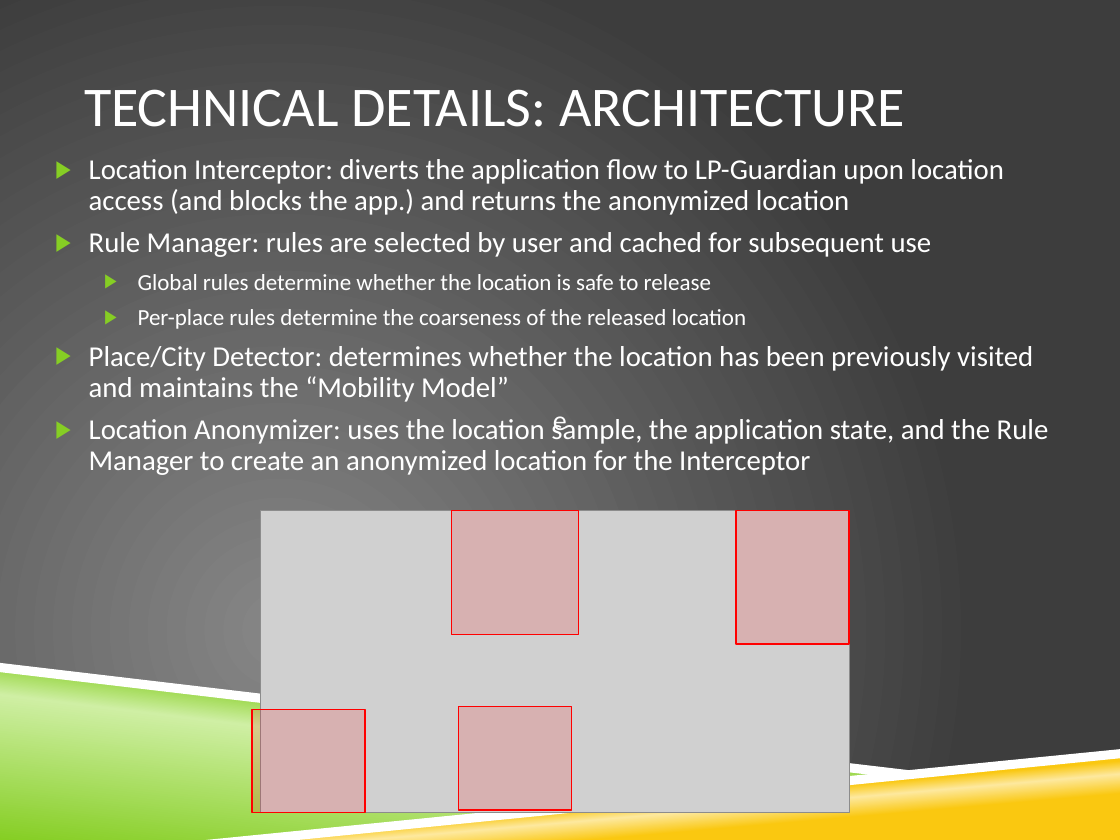
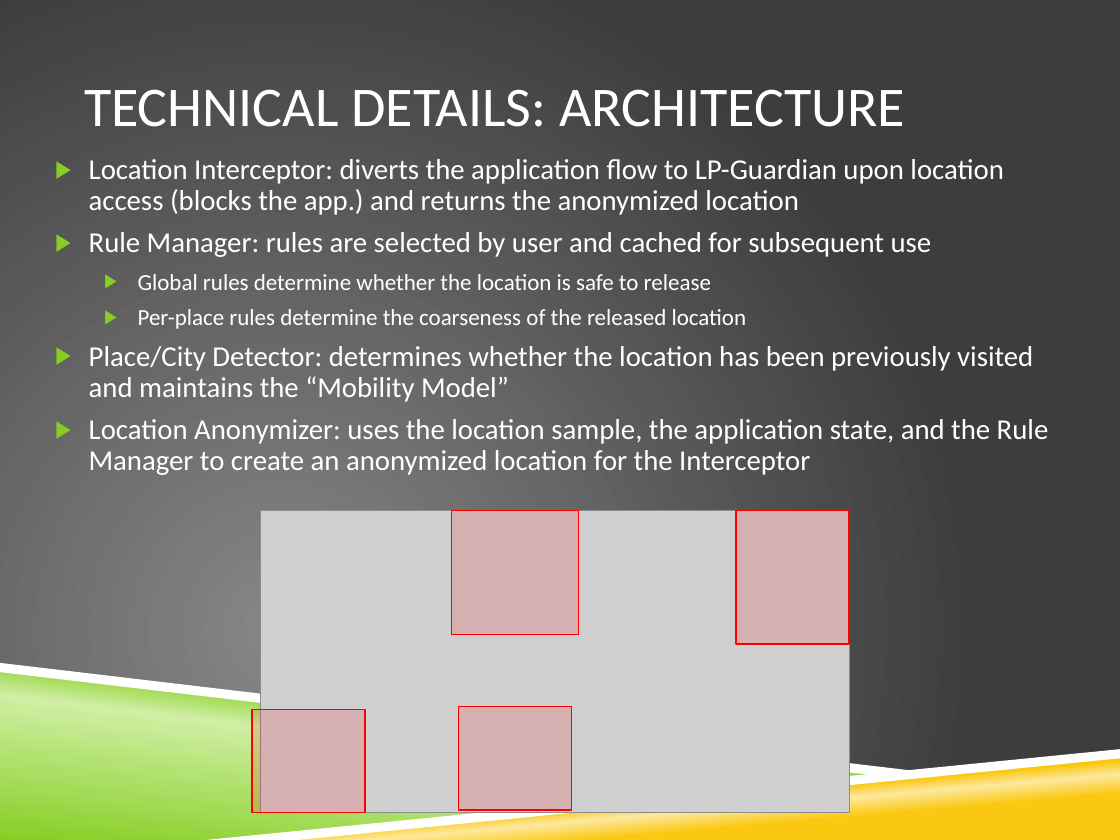
Before and after one commit to vfasburg/cse_825, a slide deck: slide 10 of PaperPresentation/Paper_Presentation_Fasburg_Reiff_Thomas.pptx. Drawn at 1120x840 pixels with LibreOffice and Linux fonts; fonts in the diff are those of the drawing; grey boxes stand for pictures; background and template pictures are left out. Boxes give left, top, right and bottom in pixels: in the first picture for what was removed or moved away, otherwise in the second. Text is boxed around its words. In the diff, an @@ line names an element or a change of style, - is before the commit and + after.

```diff
--- a/PaperPresentation/Paper_Presentation_Fasburg_Reiff_Thomas.pptx
+++ b/PaperPresentation/Paper_Presentation_Fasburg_Reiff_Thomas.pptx
@@ text at [89,159,1003,215]: text changed @@
-▶ Location Interceptor: diverts the application flow to LP-Guardian upon location access (and blocks the app.) and returns the anonymized location
+▶ Location Interceptor: diverts the application flow to LP-Guardian upon location access (blocks the app.) and returns the anonymized location
@@ text removed at [553,416,567,437] @@
-e
```
Also in this commit, not shown: 3 other slides changed.
